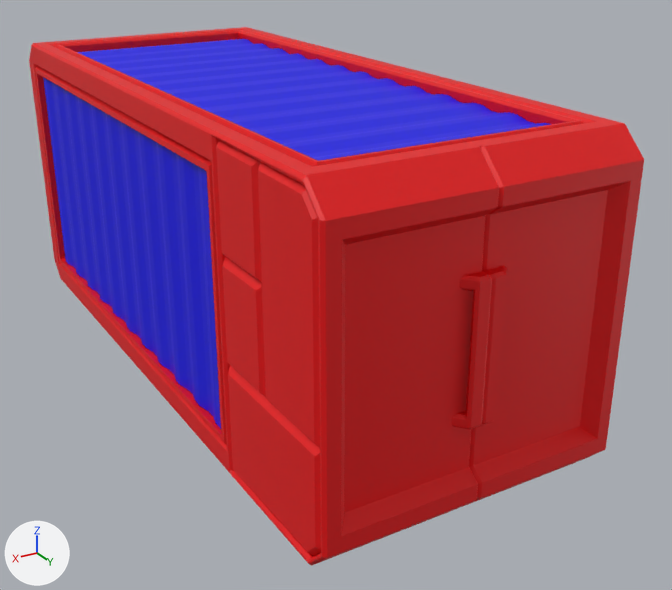
One commit to the FBX model Assets/Files/Models/Train/Container/Cargo Container Var 1.fbx: the scene before it, then after it.
Both versions are drawn from a 50 mm camera at (5.49, 10.93, 6.15) aimed at (-0.57, 0.82, 1.09). Every picture has the same lights, and +X, +Y and +Z are marked at lower left.

Before the edit, the objects in view are built like this:
```python
me_cube_001 = bpy.data.meshes.new('Cube.001')
me_cube_001.from_pydata(...)  # 912 vertices, 734 faces; spans x -1.88..1.88, y -4.66..4.69, z 0.0..4.01
# faces by material slot: [455, 1, 278]
me_cube_001.materials.append(mat_cargo_trim)  # red #e70005
me_cube_001.materials.append(mat_cargo_screen)  # green #00e709
me_cube_001.materials.append(mat_cargo_core)  # blue #0c00e7
ob_cargo_container = bpy.data.objects.new('Cargo Container', me_cube_001)
ob_cargo_container.location = (0.0, 0.0, 0.0)
```
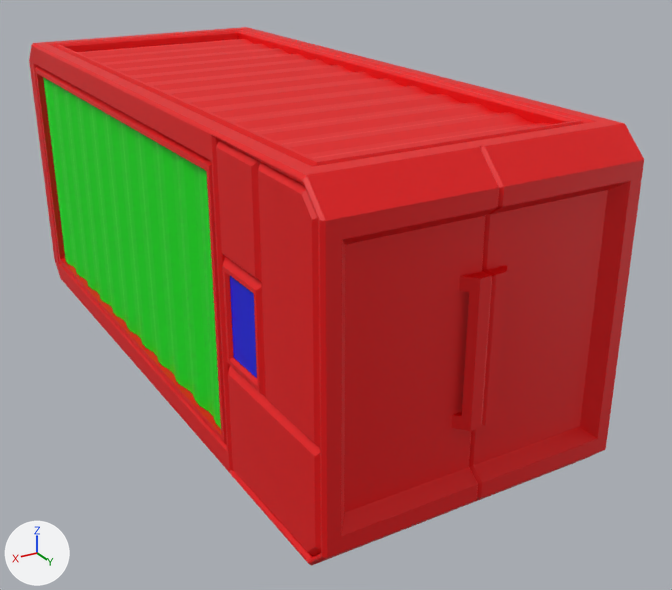
The newer file is also turned or shifted as a whole; pictures and numbers use the older file's frame.

Boxes (x1, y1, x2, y2) around the edits, measured in the pictures (672 x 590 px):
part 1 of me_cube_001, built on
    both: (222, 266, 259, 391)
part 2 of me_cube_001, cut back
    before: (452, 266, 507, 429)
    after: (452, 265, 507, 431)
part 3 of me_cube_001, recoloured (blue to red)
    both: (77, 39, 552, 161)
part 4 of me_cube_001, recoloured (blue to green)
    both: (43, 77, 221, 429)

The change in detail:
Material 'Material.002' (mat_material_002) is new.
Its base color is (0.0, 0.8, 0.00331) (green #00e70b).
Material 'Material.003' (mat_material_003) is new.
Its base color is (0.0, 0.00512, 0.8) (blue #0010e7).
Material 'Material' (mat_material) is new.
Its base color is (0.8, 0.0, 0.00147) (red #e70005).
me_cube_001 is used by ob_cargo_container; location (0.0, 0.0, 0.0).
me_cube_001 had 912 vertices, 734 faces and spanned x -1.88..1.88, y -4.66..4.69, z 0.0..4.01.
me_cube_001 no longer uses material mat_cargo_trim (red #e70005).
me_cube_001 no longer uses material mat_cargo_screen (green #00e709).
me_cube_001 now has 889 vertices, 722 faces and spans x -1.88..1.88, y -4.66..4.69, z 0.0..4.01.
Part 1, on me_cube_001:
1 face is deleted.
4 vertices are added at (1.88, 2.68, 1.56), (1.88, 3.36, 1.56), (1.88, 2.68, 2.58), (1.88, 3.36, 2.58).
8 new faces join them, mat_material (red #e70005).
1 new face joins them, mat_material_003 (blue #0010e7).
Part 2, on me_cube_001:
44 vertices are removed from x -0.32..0.32, y 4.5..4.68, z 1.18..2.84.
48 faces are deleted.
4 vertices move from x -0.27..0.27, y 4.5, z 1.18..2.84 to x -0.32..0.32, y 4.5, z 1.18..2.84.
20 vertices are added at x -0.32..0.32, y 4.5..4.68, z 1.18..2.84.
28 new faces join them, mat_material (red #e70005).
me_cube_001 part 3: 102 faces spanning x -1.51..1.51, y -3.98..4.01, z 3.86..3.91 switch from mat_cargo_core (blue #0c00e7) to mat_material (red #e70005).
me_cube_001 part 4: 176 faces spanning x -1.83..1.83, y -4.29..2.54, z 0.4..3.61 switch from mat_cargo_core (blue #0c00e7) to mat_material_002 (green #00e70b).
me_cube_001 now uses material mat_material_003 (blue #0010e7).
